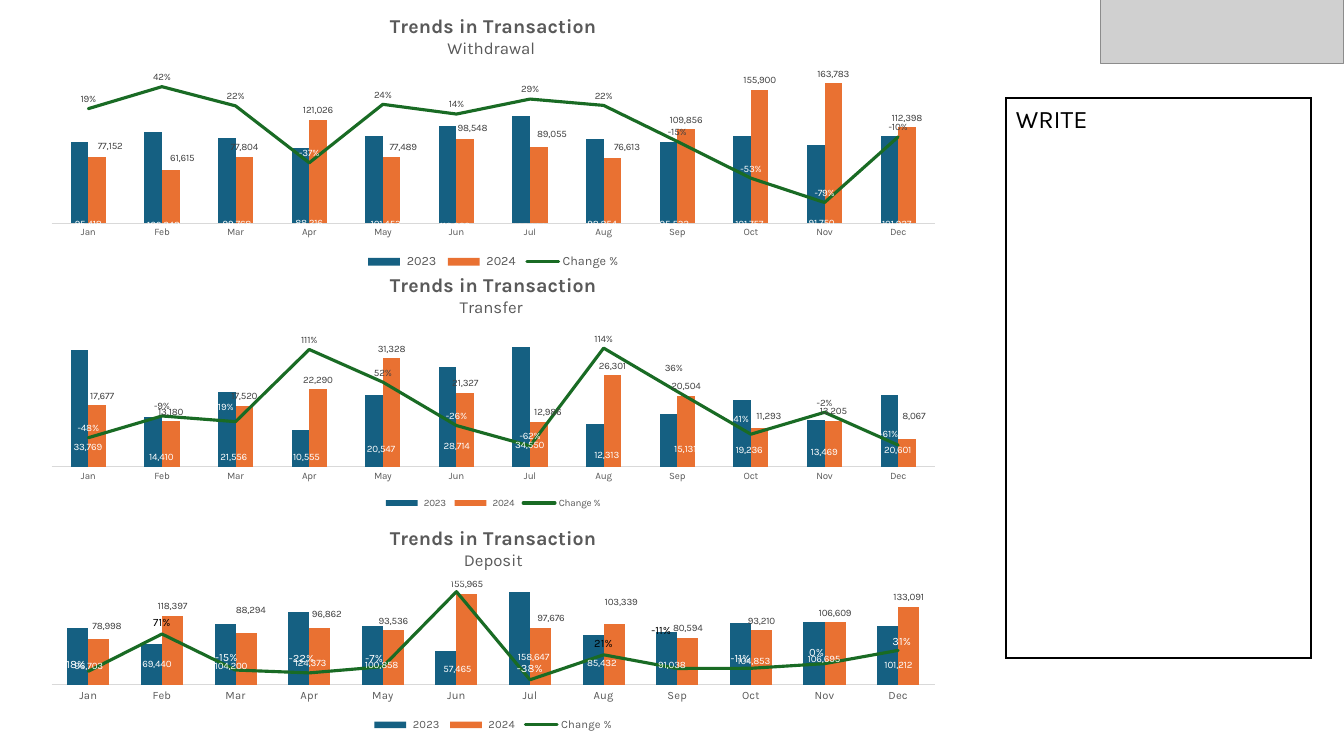
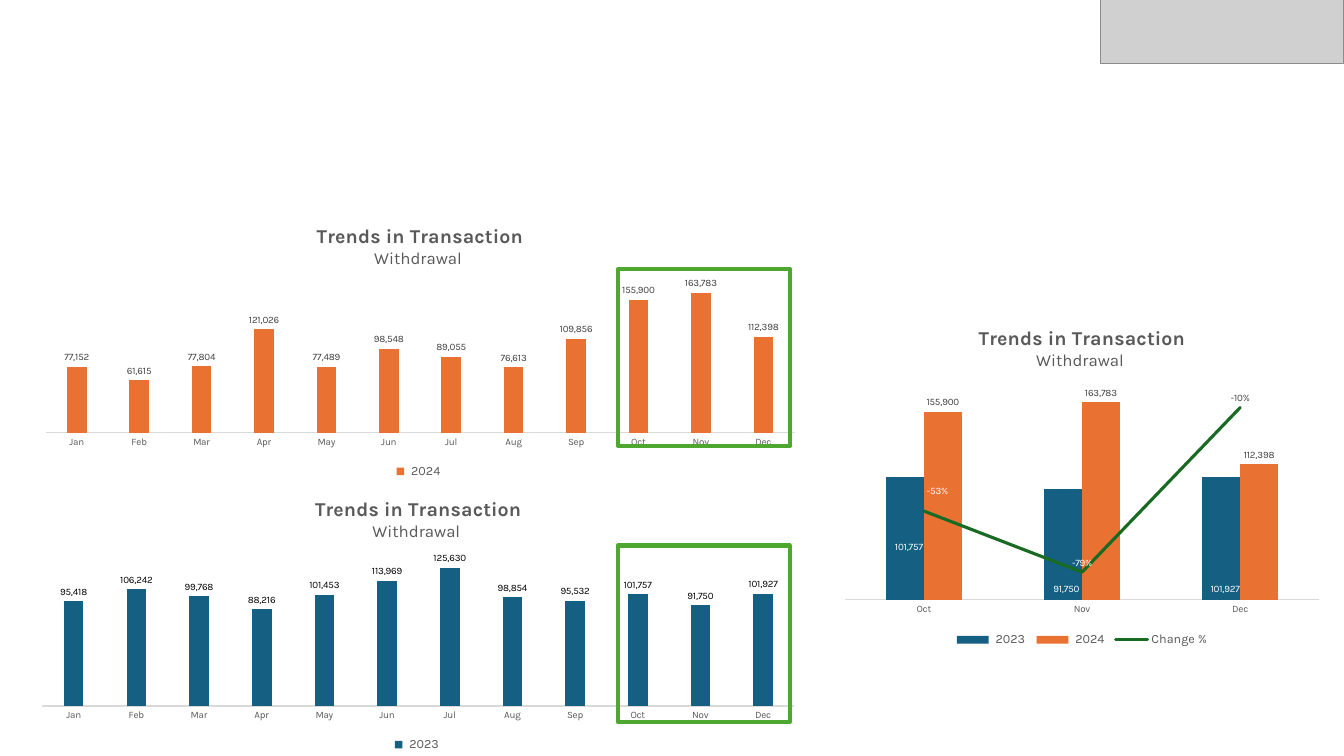
Before and after one commit to maghrabi-es/Casestudy, a slide deck: slide 10 of Presentation1.pptx (slide 8 before the commit). Drawn at 1344x756 pixels with LibreOffice and Linux fonts; fonts in the diff are those of the drawing; grey boxes stand for pictures. Boxes give left, top, right and bottom in pixels: in the first picture for what was removed or moved away, otherwise in the second. Text is boxed around its words. In the diff, an @@ line names an element or a change of style, - is before the commit and + after.

```diff
--- a/Presentation1.pptx
+++ b/Presentation1.pptx
@@ rectangle removed at bbox=[1006, 98, 1312, 657] @@
-WRITE
@@ column chart at bbox=[30, 210, 811, 483] @@
- 2023 : 95418, 106242, 99768, 88216, 101453, 113969, 125630, 98854, 95532, 101757, 91750, 101927
+ 2024 : 77152, 61615, 77804, 121026, 77489, 98548, 89055, 76613, 109856, 155900, 163783, 112398
@@ colour of  2024  #156082 to #E97132 @@
@@ data labels of  2024  changed @@
- 2024 : 77152, 61615, 77804, 121026, 77489, 98548, 89055, 76613, 109856, 155900, 163783, 112398
-Change %: 0.19, 0.42, 0.22, -0.37, 0.24, 0.14, 0.29, 0.22, -0.15, -0.53, -0.79, -0.1
@@ second value axis changed @@
@@ column chart: place and size @@
-column chart at bbox=[33, 0, 954, 273]
+column chart at bbox=[30, 210, 811, 483]
@@ rectangle added at bbox=[618, 269, 790, 446], outline #4EA72E 3 pt @@
@@ column chart at bbox=[835, 311, 1329, 651] @@
@@ title "Trends in Transaction Transfer  " to "Trends in Transaction Withdrawal  " @@
-categories: Jan, Feb, Mar, Apr, May, Jun, Jul, Aug, Sep, Oct, Nov, Dec
+categories: Oct, Nov, Dec
- 2023 : 33769, 14410, 21556, 10555, 20547, 28714, 34550, 12313, 15131, 19236, 13469, 20601
+ 2023 : 101757, 91750, 101927
@@ data labels of  2023  changed @@
- 2024 : 17677, 13180, 17520, 22290, 31328, 21327, 12986, 26301, 20504, 11293, 13205, 8067
+ 2024 : 155900, 163783, 112398
@@ data labels of  2024  changed @@
-Change %: -0.48, -0.09, -0.19, 1.11, 0.52, -0.26, -0.62, 1.14, 0.36, -0.41, -0.02, -0.61
+Change %: -0.53, -0.79, -0.1
@@ data labels of Change % changed @@
@@ legend changed @@
@@ column chart: place and size @@
-column chart at bbox=[33, 259, 954, 512]
+column chart at bbox=[835, 311, 1329, 651]
@@ column chart at bbox=[27, 483, 811, 756] @@
@@ title "Trends in Transaction Deposit " to "Trends in Transaction Withdrawal  " @@
- 2023 : 96703, 69440, 104200, 124373, 100858, 57465, 158647, 85432, 91038, 104853, 106695, 101212
+ 2023 : 95418, 106242, 99768, 88216, 101453, 113969, 125630, 98854, 95532, 101757, 91750, 101927
@@ data labels of  2023  changed @@
- 2024 : 78998, 118397, 88294, 96862, 93536, 155965, 97676, 103339, 80594, 93210, 106609, 133091
-Change %: -0.18, 0.71, -0.15, -0.22, -0.07, 1.71, -0.38, 0.21, -0.11, -0.11, 0, 0.31
@@ legend changed @@
@@ category axis changed @@
@@ second value axis changed @@
@@ bar spacing changed @@
@@ column chart: place and size @@
-column chart at bbox=[33, 512, 954, 736]
+column chart at bbox=[27, 483, 811, 756]
@@ rectangle added at bbox=[618, 545, 789, 722], outline #4EA72E 3 pt @@
```
Also in this commit, not shown: 1 other slide changed, 5 slides added.
